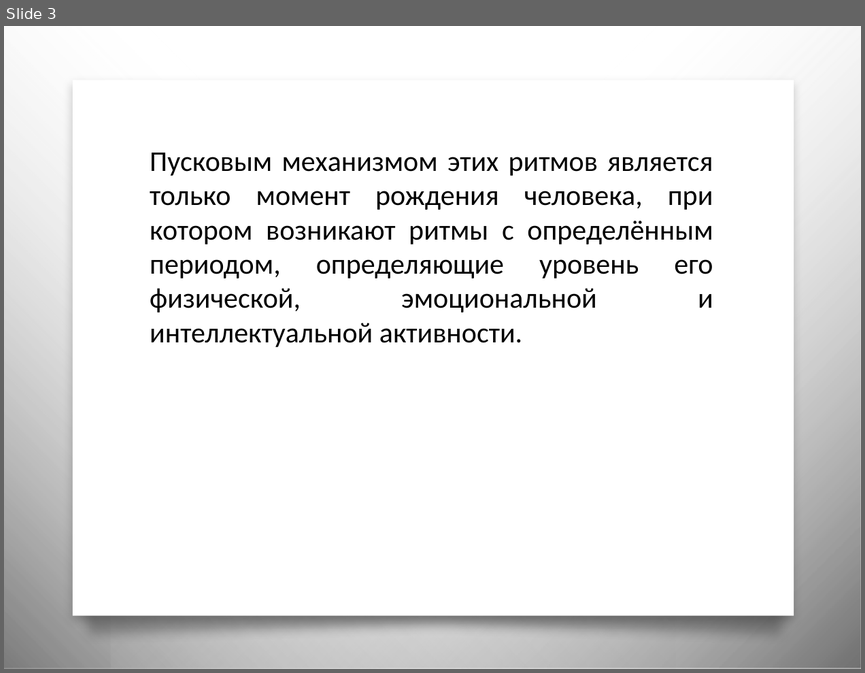
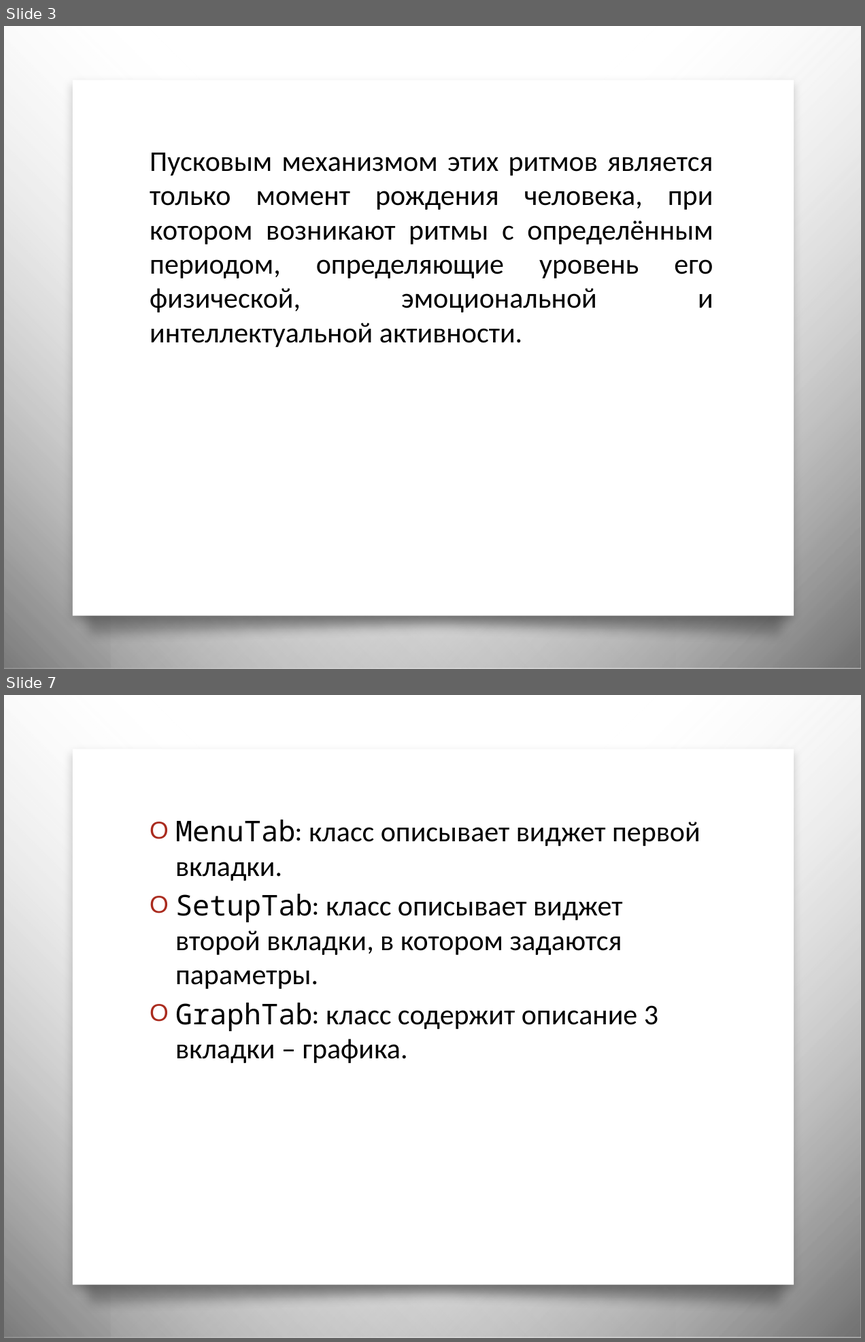
Before and after one commit to iterna1/BioRythms, a slide deck: BioRythms.pptx. Shown one above the other, each under a label of ours: slide 3 before the commit, slides 3 and 7 after it; the slides between them are not shown. The pictures are 865x673 and 865x1342 pixels, drawn with LibreOffice and Linux fonts; fonts in the diff are those of the drawing; background and template pictures are left out. Boxes give left, top, right and bottom in pixels: in the first picture for what was removed or moved away, otherwise in the second. Text is boxed around its words. In the diff, an @@ line names an element or a change of style, - is before the commit and + after.

```diff
--- a/BioRythms.pptx
+++ b/BioRythms.pptx
@@ slide 7 added at (4,695,861,1338), background picture (left out); not listed: 4 template elements that a slide beside it also shows @@
@@ text added at (175,819,700,1063), 24 pt, text #000000 @@
+O MenuTab: класс описывает виджет первой вкладки.
+O SetupTab: класс описывает виджет второй вкладки, в котором задаются параметры.
+O GraphTab: класс содержит описание 3 вкладки – графика.
```
Also in this commit, not shown: 6 slides changed, 2 other slides added, 2 slides removed.
